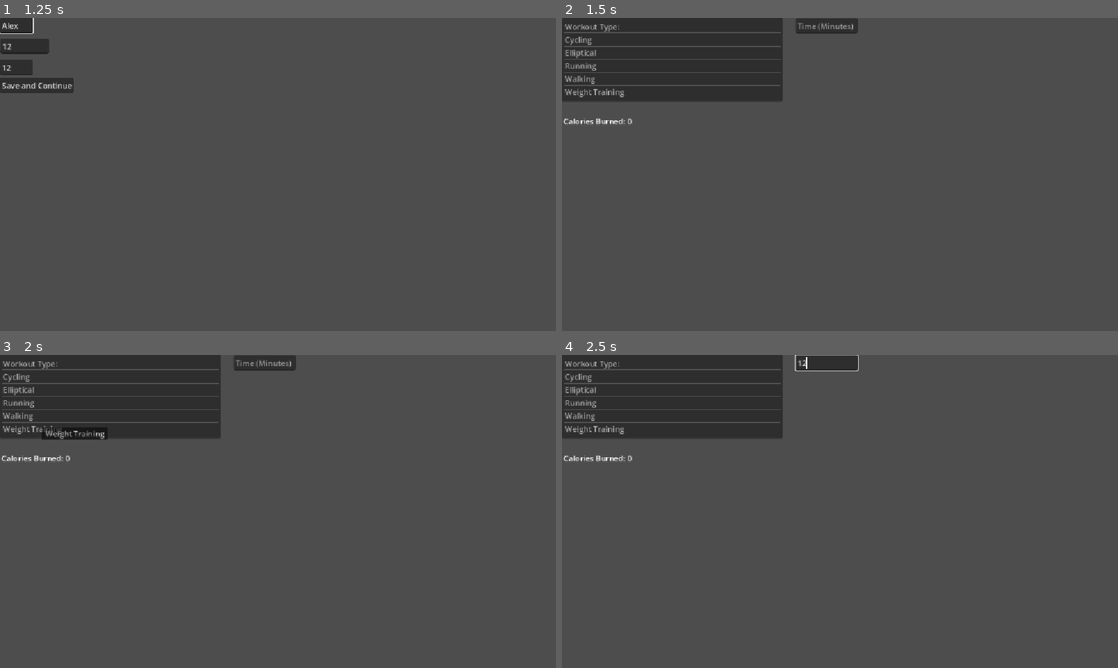
Above: before the commit, frames 1-4 (two rows, left to right).
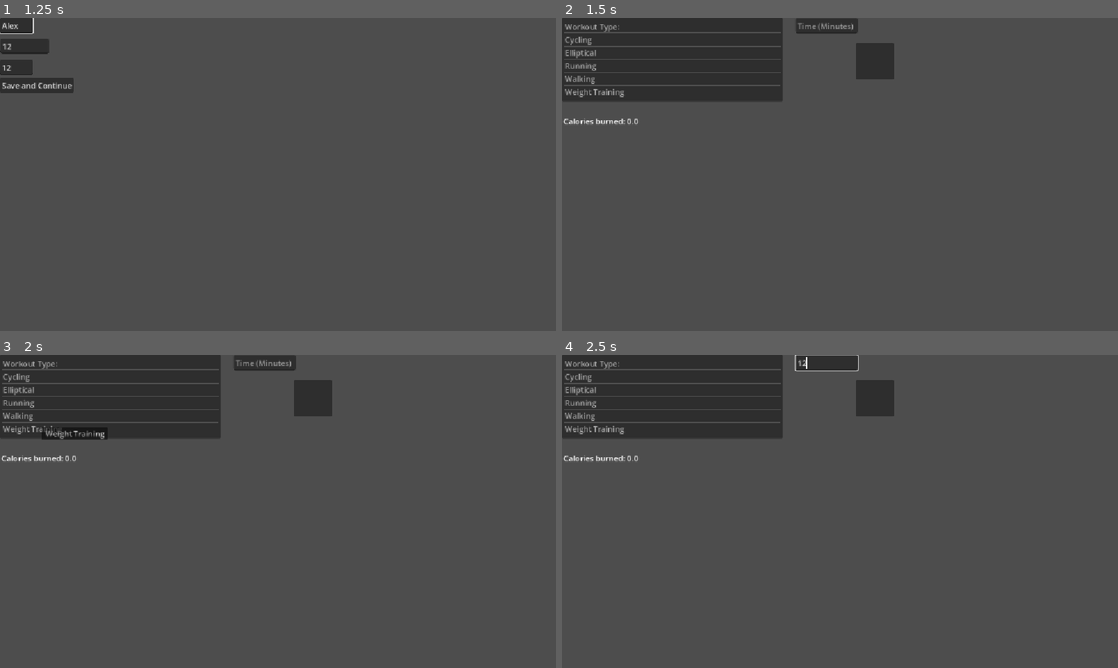
Above: after the commit, the same moments.

Repository: ma43210/HackDecouverte
Game: Godot game, scene res://Scenes/Profile_Manager.tscn
Same seed, same stepped clock (60 frames per second), same inputs: the game is played once before the commit and once after it.
Inputs (mouse positions are in pixels of both pictures, inside the frame that each line leads up to):
- Up to frame 1 (1.25 s): click (22, 46) at 0.52 s; type "12" at 0.6 s; click (16, 68) at 0.75 s; type "12" at 0.83 s; click (16, 24) at 0.98 s; type "Alex" at 1.07 s
- Up to frame 2 (1.5 s): click "Save and Continue" at 1.25 s
- Up to frame 3 (2 s): no input
- Up to frame 4 (2.5 s): click (828, 364) at 2.02 s; type "12" at 2.1 s

Frame 1 is identical in both runs. In frame 2, 0.8% of the frame differs, in the area x 6-60%, y 8-35%; in frame 3, 0.8%; in frame 4, 0.8%.
Error before the commit: Invalid operands 'String' and 'float' in operator '+'. (res://Scripts/Calculator.gd:12)

Commit message:
w

Diff:
--- a/healthy/Scenes/Input_Workout.tscn
+++ b/healthy/Scenes/Input_Workout.tscn
@@ -37,5 +37,13 @@
 offset_bottom = 32.0
 placeholder_text = "Time (Minutes)"
 
+[node name="Button" type="Button" parent="." unique_id=1605241628]
+offset_left = 609.0
+offset_top = 52.0
+offset_right = 687.9944
+offset_bottom = 126.785706
+
+[node name="Sprite2D" type="Sprite2D" parent="Button" unique_id=1264893930]
+
 [connection signal="item_selected" from="ItemList" to="ItemList" method="_on_item_selected"]
 [connection signal="text_submitted" from="LineEdit" to="." method="_on_line_edit_text_submitted"]
--- a/healthy/Scenes/quest_manager.gd
+++ /dev/null
@@ -1,127 +0,0 @@
-
-extends Node
-
-# All available quests are stored here.
-var quests: Array[Dictionary] = []
-
-
-# Called when the game starts.
-func _ready() -> void:
-    create_daily_quests()
-
-
-# Create the daily quests.
-func create_daily_quests() -> void:
-
-    quests = [
-        {
-            "id": "walking",
-            "name": "Take a Walk",
-            "description": "Walk for 20 minutes.",
-            "target": 20,
-            "progress": 0,
-            "reward": 30,
-            "completed": false
-        },
-
-        {
-            "id": "hydration",
-            "name": "Stay Hydrated",
-            "description": "Drink 4 glasses of water.",
-            "target": 4,
-            "progress": 0,
-            "reward": 20,
-            "completed": false
-        },
-
-        {
-            "id": "healthy_meal",
-            "name": "Healthy Eating",
-            "description": "Log a balanced meal.",
-            "target": 1,
-            "progress": 0,
-            "reward": 15,
-            "completed": false
-        },
-
-        {
-            "id": "workout",
-            "name": "Get Moving",
-            "description": "Complete a workout.",
-            "target": 1,
-            "progress": 0,
-            "reward": 25,
-            "completed": false
-        }
-    ]
-
-
-# Update the progress of a specific quest.
-func update_quest(quest_id: String, amount: int = 1) -> void:
-
-    if amount <= 0:
-        return
-
-    for quest in quests:
-
-        if quest["id"] == quest_id:
-
-            # Don't update an already completed quest.
-            if quest["completed"]:
-                return
-
-            # Add progress.
-            quest["progress"] += amount
-
-            # Don't allow progress to exceed the target.
-            quest["progress"] = min(
-                quest["progress"],
-                quest["target"]
-            )
-
-            # Check if the quest is finished.
-            check_quest_completion(quest)
-
-            return
-
-
-# Check whether a quest has been completed.
-func check_quest_completion(quest: Dictionary) -> void:
-
-    if quest["progress"] >= quest["target"]:
-
-        quest["completed"] = true
-
-        # Give the player XP.
-        XPManager.add_xp(quest["reward"])
-
-        print("Quest completed: ", quest["name"])
-        print("XP earned: ", quest["reward"])
-
-
-# Return all quests.
-func get_quests() -> Array[Dictionary]:
-
-    return quests
-
-
-# Return the progress of a particular quest.
-func get_quest_progress(quest_id: String) -> int:
-
-    for quest in quests:
-
-        if quest["id"] == quest_id:
-            return quest["progress"]
-
-    return 0
-
-
-# Check whether a quest has been completed.
-func is_quest_completed(quest_id: String) -> bool:
-
-    for quest in quests:
-
-        if quest["id"] == quest_id:
-            return quest["completed"]
-
-    return false
--- /dev/null
+++ b/healthy/Scenes/sprite_2d.gd
@@ -0,0 +1,11 @@
+extends Sprite2D
+
+
+# Called when the node enters the scene tree for the first time.
+func _ready() -> void:
+	pass # Replace with function body.
+
+
+# Called every frame. 'delta' is the elapsed time since the previous frame.
+func _process(delta: float) -> void:
+	pass
--- a/healthy/Scripts/Calculator.gd
+++ b/healthy/Scripts/Calculator.gd
@@ -9,4 +9,4 @@
 # Called every frame. 'delta' is the elapsed time since the previous frame.
 func _process(_delta: float) -> void:
 	FitnessManager.calories = (FitnessManager.MET * 3.5 * FitnessManager.weight) / 200 * FitnessManager.time
-	text = "Calories burned: " + FitnessManager.calories
+	text = "Calories burned: " + str(FitnessManager.calories)
--- a/healthy/Scripts/fitness_manager.gd
+++ b/healthy/Scripts/fitness_manager.gd
@@ -8,7 +8,7 @@
 var MET = 0
 var calories = 0
 var data = {}
-var save_path = "user://savegame.json"
+var save_path = "user://save.save"
 
 # Called when the node enters the scene tree for the first time.
 func _ready() -> void:
@@ -27,6 +27,7 @@
 	"user": user,
 	"weight": weight,
 	"level": level,
+	"age": age,
 	}
 	var file = FileAccess.open(save_path, FileAccess.WRITE)
 	file.store_string(JSON.stringify(data))
--- /dev/null
+++ b/healthy/Scripts/quest_manager.gd
@@ -0,0 +1,127 @@
+
+extends Node
+
+# All available quests are stored here.
+var quests: Array[Dictionary] = []
+
+
+# Called when the game starts.
+func _ready() -> void:
+	create_daily_quests()
+
+
+# Create the daily quests.
+func create_daily_quests() -> void:
+
+	quests = [
+		{
+			"id": "walking",
+			"name": "Take a Walk",
+			"description": "Walk for 20 minutes.",
+			"target": 20,
+			"progress": 0,
+			"reward": 30,
+			"completed": false
+		},
+
+		{
+			"id": "hydration",
+			"name": "Stay Hydrated",
+			"description": "Drink 4 glasses of water.",
+			"target": 4,
+			"progress": 0,
+			"reward": 20,
+			"completed": false
+		},
+
+		{
+			"id": "healthy_meal",
+			"name": "Healthy Eating",
+			"description": "Log a balanced meal.",
+			"target": 1,
+			"progress": 0,
+			"reward": 15,
+			"completed": false
+		},
+
+		{
+			"id": "workout",
+			"name": "Get Moving",
+			"description": "Complete a workout.",
+			"target": 1,
+			"progress": 0,
+			"reward": 25,
+			"completed": false
+		}
+	]
+
+
+# Update the progress of a specific quest.
+func update_quest(quest_id: String, amount: int = 1) -> void:
+
+	if amount <= 0:
+		return
+
+	for quest in quests:
+
+		if quest["id"] == quest_id:
+
+			# Don't update an already completed quest.
+			if quest["completed"]:
+				return
+
+			# Add progress.
+			quest["progress"] += amount
+
+			# Don't allow progress to exceed the target.
+			quest["progress"] = min(
+				quest["progress"],
+				quest["target"]
+			)
+
+			# Check if the quest is finished.
+			check_quest_completion(quest)
+
+			return
+
+
+# Check whether a quest has been completed.
+func check_quest_completion(quest: Dictionary) -> void:
+
+	if quest["progress"] >= quest["target"]:
+
+		quest["completed"] = true
+
+		# Give the player XP.
+		XPManager.add_xp(quest["reward"])
+
+		print("Quest completed: ", quest["name"])
+		print("XP earned: ", quest["reward"])
+
+
+# Return all quests.
+func get_quests() -> Array[Dictionary]:
+
+	return quests
+
+
+# Return the progress of a particular quest.
+func get_quest_progress(quest_id: String) -> int:
+
+	for quest in quests:
+
+		if quest["id"] == quest_id:
+			return quest["progress"]
+
+	return 0
+
+
+# Check whether a quest has been completed.
+func is_quest_completed(quest_id: String) -> bool:
+
+	for quest in quests:
+
+		if quest["id"] == quest_id:
+			return quest["completed"]
+
+	return false
--- a/healthy/project.godot
+++ b/healthy/project.godot
@@ -26,7 +26,7 @@
 
 [editor_plugins]
 
-enabled=PackedStringArray("res://addons/GodotTogether/plugin.cfg")
+enabled=PackedStringArray()
 
 [physics]
 
Binary file added: healthy/Profile Pics/10.png
Not shown, added: healthy/Profile Pics/10.png.import
Binary file added: healthy/Profile Pics/11.png
Not shown, added: healthy/Profile Pics/11.png.import
Binary file added: healthy/Profile Pics/12.png
Not shown, added: healthy/Profile Pics/12.png.import
Binary file added: healthy/Profile Pics/8.png
Not shown, added: healthy/Profile Pics/8.png.import
Binary file added: healthy/Profile Pics/9.png
Not shown, added: healthy/Profile Pics/9.png.import
Not shown, added: healthy/Scenes/sprite_2d.gd.uid
Renamed: healthy/Scenes/quest_manager.gd.uid -> healthy/Scripts/quest_manager.gd.uid
